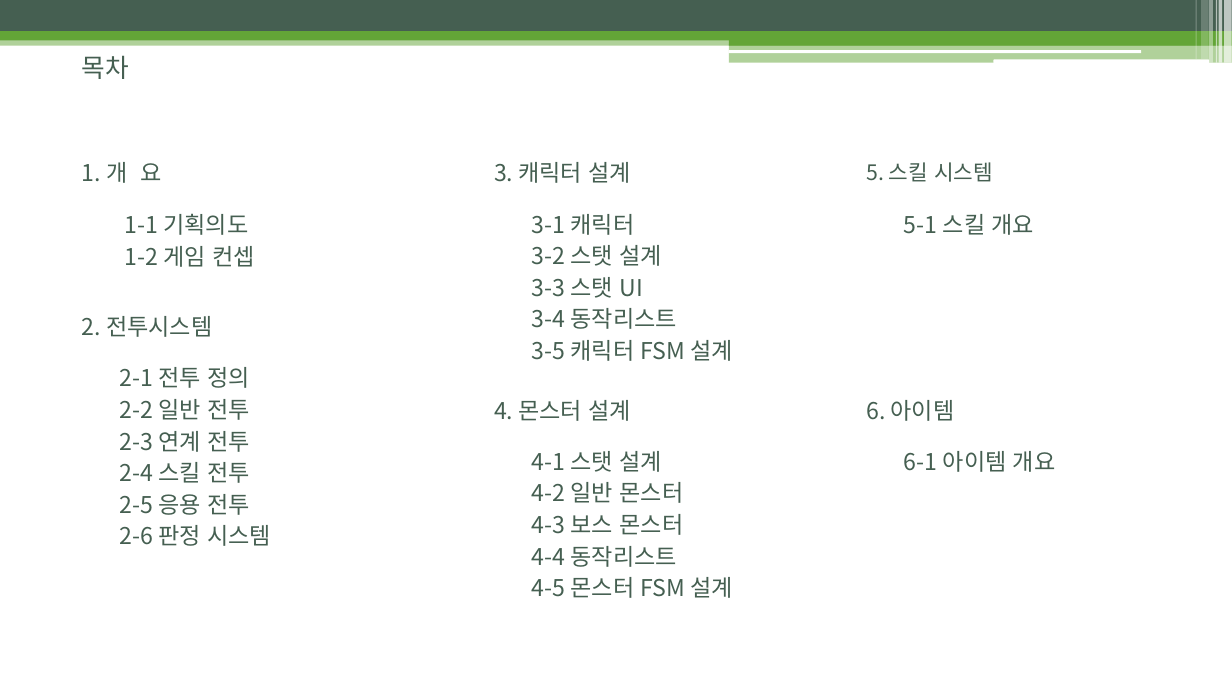
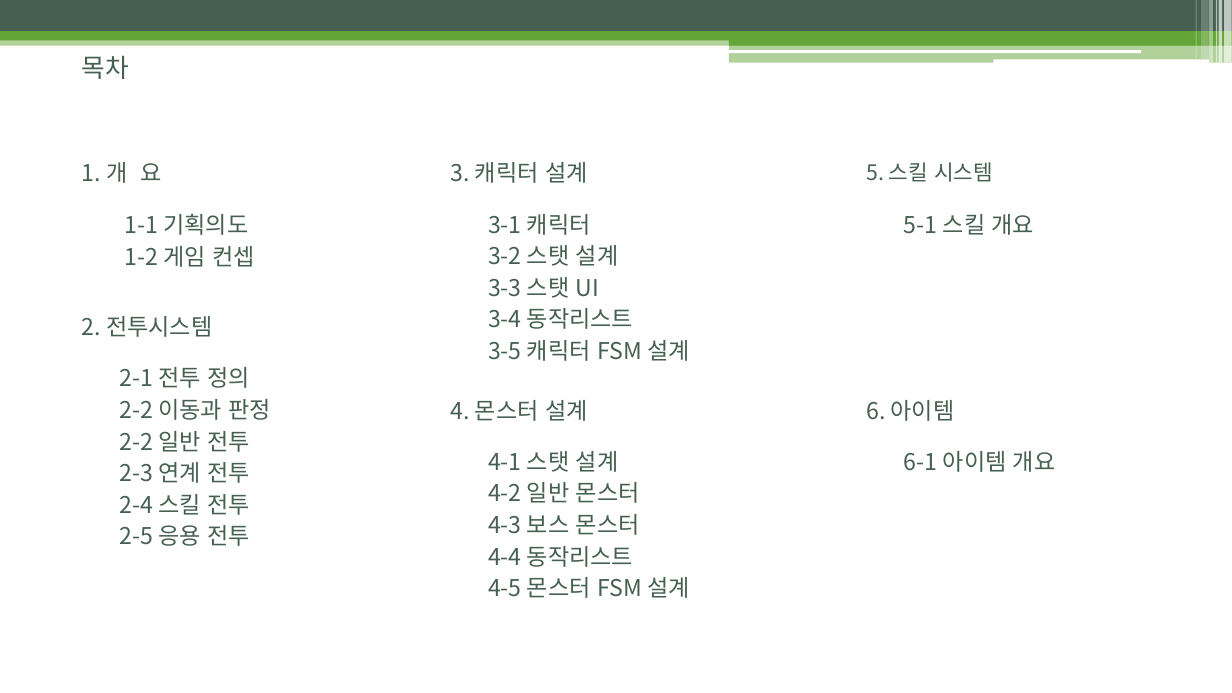
Before and after one commit to uknim2000/TIL, a slide deck: slide 3 of 003_게임기획서/노비의모험_전투시스템_김병훈_v001_200122.pptx. Drawn at 1232x693 pixels with LibreOffice and Linux fonts; fonts in the diff are those of the drawing. Boxes give left, top, right and bottom in pixels: in the first picture for what was removed or moved away, otherwise in the second. Text is boxed around its words. In the diff, an @@ line names an element or a change of style, - is before the commit and + after.

```diff
--- a/003_게임기획서/노비의모험_전투시스템_김병훈_v001_200122.pptx
+++ b/003_게임기획서/노비의모험_전투시스템_김병훈_v001_200122.pptx
@@ text at (119,399,271,420): paragraph added @@
+2-2 이동과 판정
@@ 4 texts: place and size @@
-4 texts at (494,162,734,598)
+4 texts at (451,162,690,598)
@@ text at (119,525,271,546): paragraph removed @@
-2-6 판정 시스템
```
Also in this commit, not shown: 9 other slides changed, 2 slides added, 1 slide removed.
